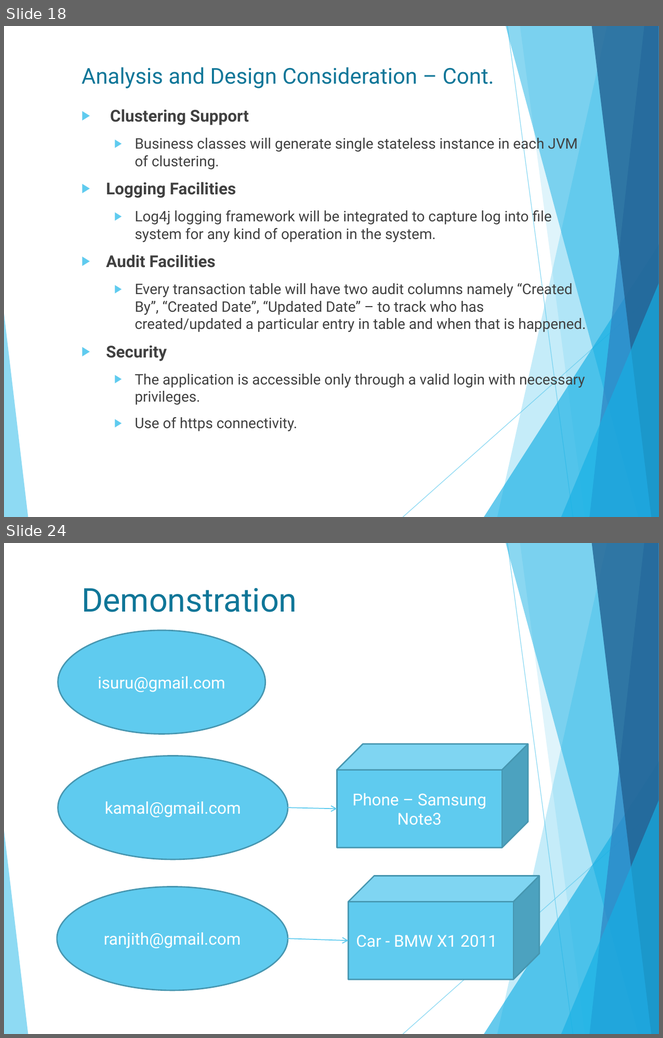
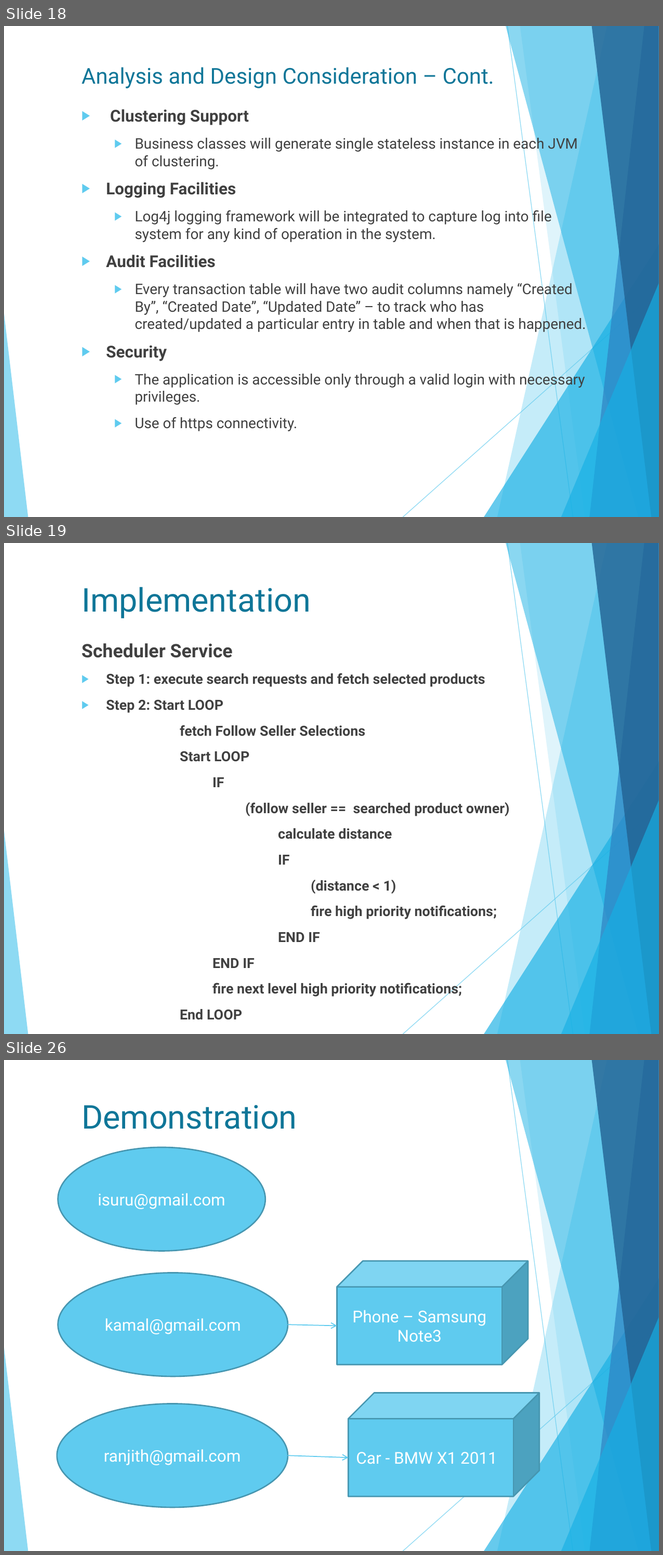
Before and after one commit to isurudewasurendra/SappuSavari, a slide deck: documentation/Location Based Mobile Marketing System.pptx. Shown one above the other, each under a label of ours: slides 18 and 24 before the commit, slides 18, 19 and 26 after it; the slides between them are not shown. The pictures are 663x1038 and 663x1555 pixels, drawn with LibreOffice and Linux fonts; fonts in the diff are those of the drawing. Boxes give left, top, right and bottom in pixels: in the first picture for what was removed or moved away, otherwise in the second. Text is boxed around its words. In the diff, an @@ line names an element or a change of style, - is before the commit and + after.

```diff
--- a/documentation/Location Based Mobile Marketing System.pptx
+++ b/documentation/Location Based Mobile Marketing System.pptx
@@ slide 19 added at bbox=[4, 543, 659, 1034], background #FFFFFF; not listed: 10 template elements that a slide beside it also shows @@
@@ title added at bbox=[81, 587, 311, 618], 36 pt, text #0F7698 @@
+Implementation
@@ text added at bbox=[81, 643, 510, 997], 15.3 pt, text #404040, bold @@
+Scheduler Service
+▶ Step 1: execute search requests and fetch selected products
+▶ Step 2: Start LOOP
+fetch Follow Seller Selections
+Start LOOP
+IF
+(follow seller == searched product owner)
+calculate distance
+IF
+(distance < 1)
+fire high priority notifications;
+END IF
+END IF
+fire next level high priority notifications;
+End LOOP
+End LOOP
@@ what was slide 24 is now slide 26 @@
```
Also in this commit, not shown: 5 slides changed, 2 other slides added, 1 slide removed, 8 other files.
